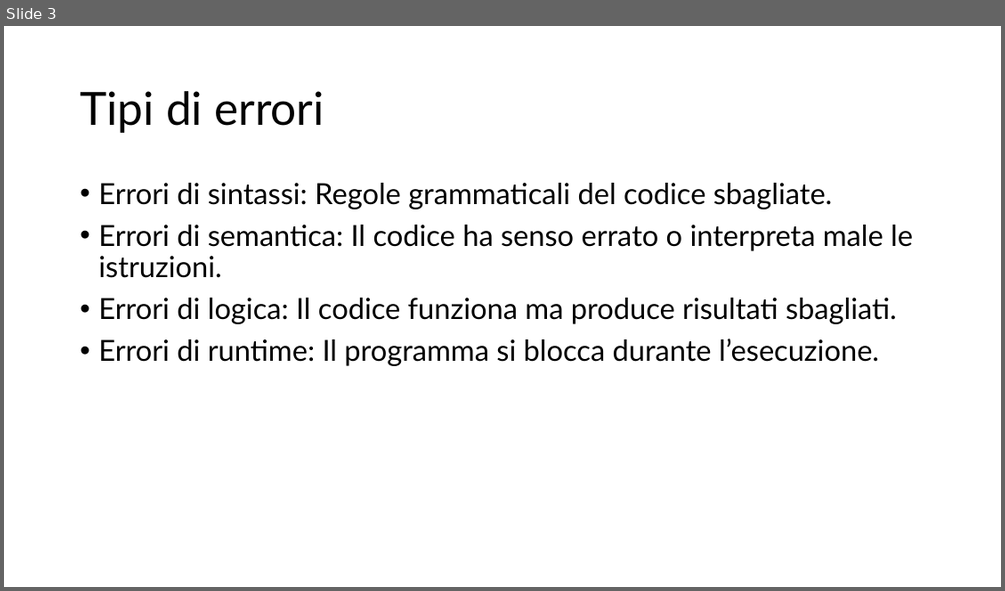
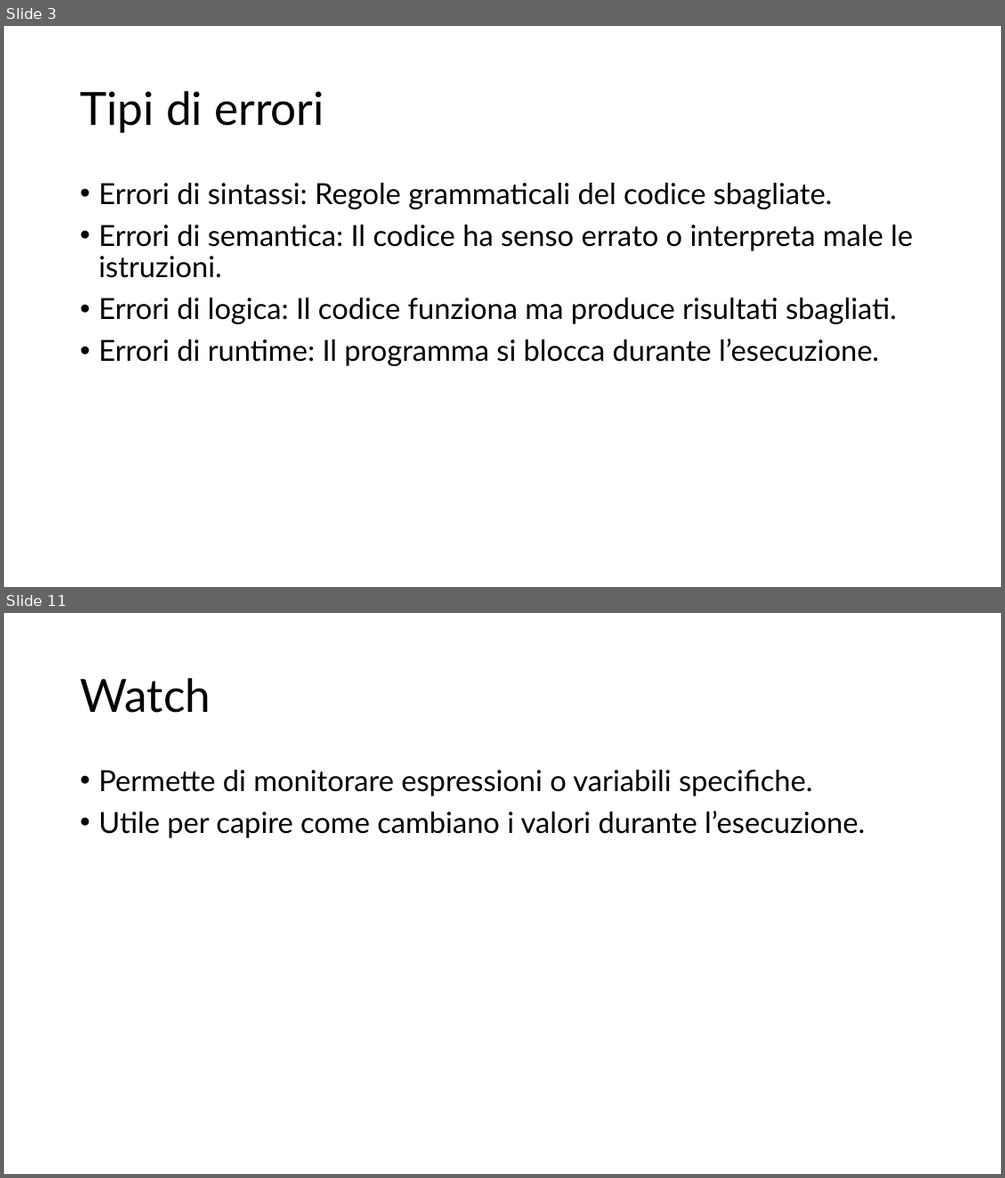
Before and after one commit to EliottJacobe08/Lab-Programmazione-1, a slide deck: Debugging.pptx. Shown one above the other, each under a label of ours: slide 3 before the commit, slides 3 and 11 after it; the slides between them are not shown. The pictures are 1005x591 and 1005x1178 pixels, drawn with LibreOffice and Linux fonts; fonts in the diff are those of the drawing. Boxes give left, top, right and bottom in pixels: in the first picture for what was removed or moved away, otherwise in the second. Text is boxed around its words. In the diff, an @@ line names an element or a change of style, - is before the commit and + after.

```diff
--- a/Debugging.pptx
+++ b/Debugging.pptx
@@ slide 11 added at (4, 613, 1001, 1174), background #FFFFFF @@
@@ title added at (80, 678, 210, 713), 44 pt, text #000000 @@
+Watch
@@ text added at (98, 770, 865, 838), 28 pt, text #000000 @@
+• Permette di monitorare espressioni o variabili specifiche.
+• Utile per capire come cambiano i valori durante l’esecuzione.
```
Also in this commit, not shown: 5 slides changed, 2 other slides added, 3 slides removed.
